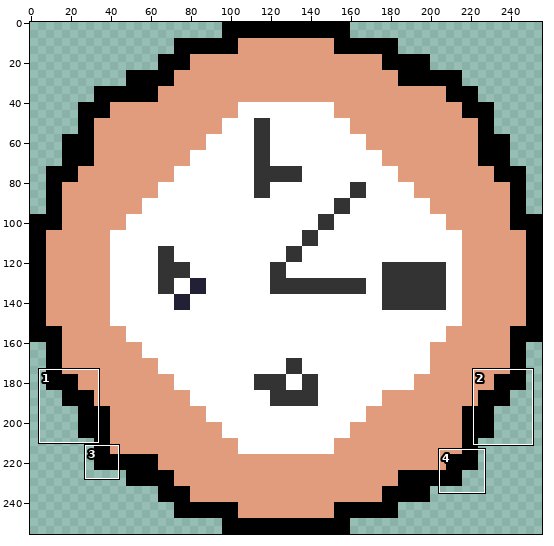
One commit to this pixel-art file: assets/perry_llama/enemy_normal_256.aseprite. Above, an overview of the earlier version with the close-up marked.
Close-up. Earlier state:
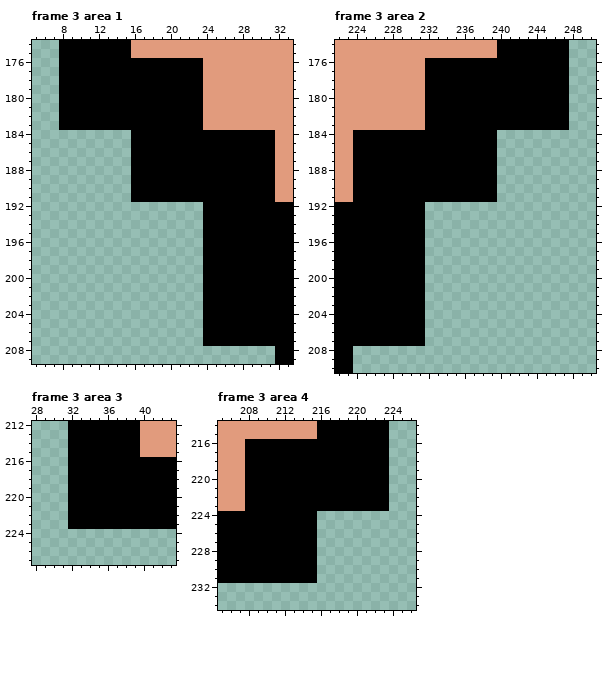
256x256 pixels, 4 frames. Shown: frame 3 area 1: x 5..33, y 174..209; frame 3 area 2: x 222..250, y 174..210; frame 3 area 3: x 28..43, y 212..227; frame 3 area 4: x 205..226, y 214..234. The commit also changed other frames or places, which this record leaves out.
The same view after the edit:
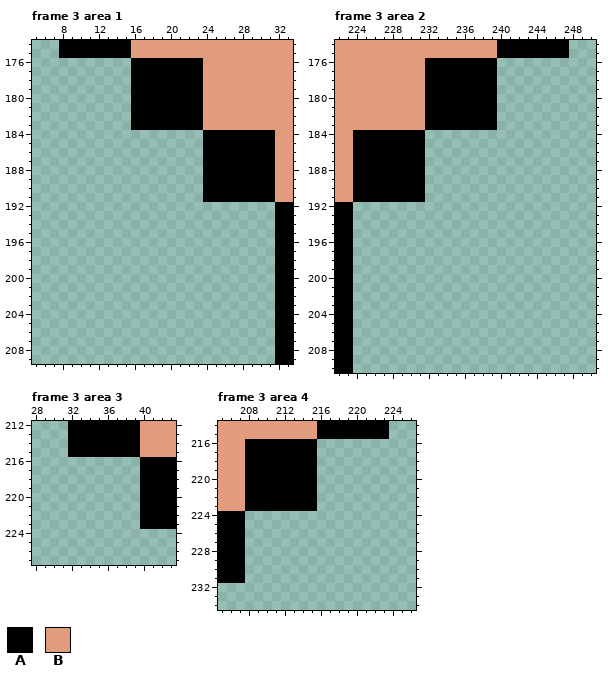
Palette (. is transparent): A #000000  B #e19b7d
Change:
layer "outline" removed
Frame 3 area 1:
y 176..183: x 8..15 AAAAAAAA -> ........
y 184..191: x 16..23 AAAAAAAA -> ........
y 192..207: x 24..31 AAAAAAAA -> ........
Frame 3 area 2:
y 176..183: x 240..247 AAAAAAAA -> ........
y 184..191: x 232..239 AAAAAAAA -> ........
y 192..207: x 224..231 AAAAAAAA -> ........
Frame 3 area 3:
y 216..223: x 32..39 AAAAAAAA -> ........
Frame 3 area 4:
y 216..223: x 216..223 AAAAAAAA -> ........
y 224..231: x 208..215 AAAAAAAA -> ........
